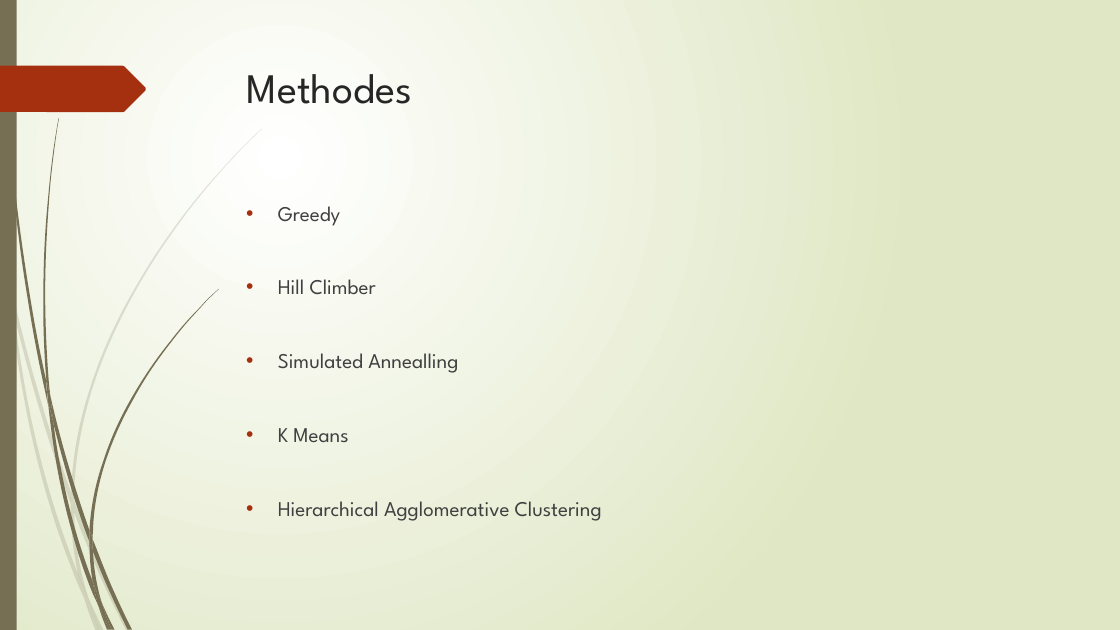
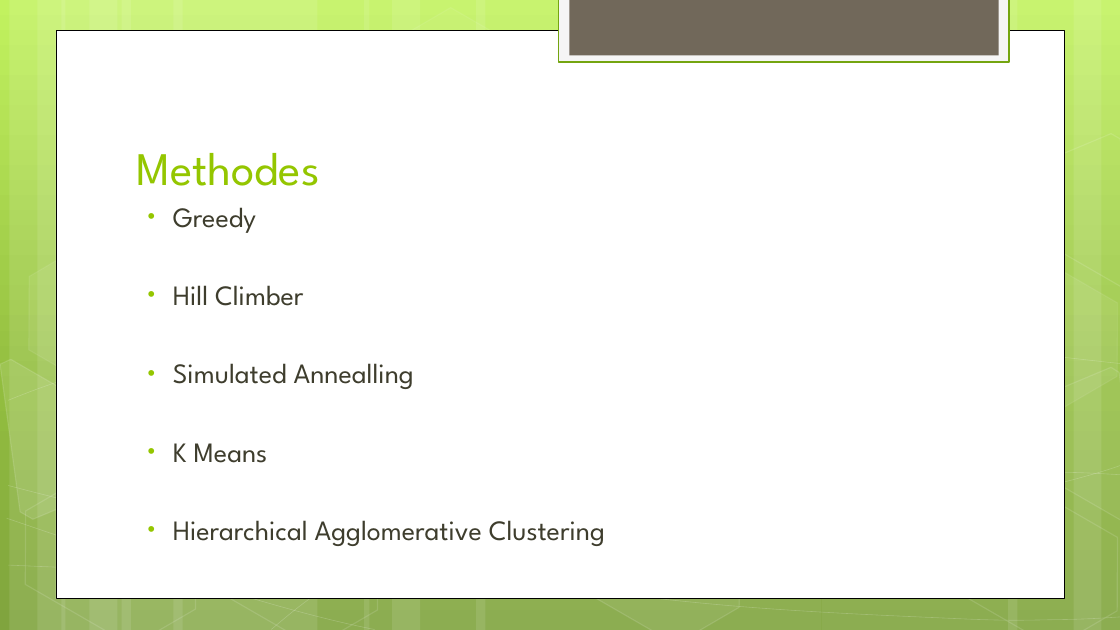
Before and after one commit to broekm006/SmartGrid, a slide deck: slide 5 of Final_V2.pptx. Drawn at 1120x630 pixels with LibreOffice and Linux fonts; fonts in the diff are those of the drawing. Boxes give left, top, right and bottom in pixels: in the first picture for what was removed or moved away, otherwise in the second. Text is boxed around its words. In the diff, an @@ line names an element or a change of style, - is before the commit and + after.

```diff
--- a/Final_V2.pptx
+++ b/Final_V2.pptx
@@ background gradient #FFFFFF to #DFE8C4 to gradient #C3F35F to #93BF3F to #81A53E @@
@@ rectangle: place and size @@
-rectangle at [0,0,17,630]
+rectangle at [9,0,66,630]
@@ rectangle at [9,0,66,630]: fill #766F54 to #FFFFFF at 10% opacity @@
@@ rectangle added at [559,0,1009,62], fill #F5F5F5, outline #74A510 1.25 pt @@
@@ rectangle added at [570,0,999,55], fill #71685A @@
@@ rectangle added at [56,30,1065,598], fill #FFFFFF, outline #000000 0.5 pt @@
@@ freeform shape removed at [0,66,146,112] @@
@@ title "Methodes": place and size @@
-title "Methodes" at [247,74,412,104]
+title "Methodes" at [136,153,319,186]
@@ title "Methodes" at [136,153,319,186]: size 36 to 40 pt, text colour #262626 to #94C600; vertical alignment top to bottom @@
@@ group added at [0,0,1120,630]: 11 rectangles, 7 freeform shapes, 7 hexagons @@
@@ text "Greedy": place and size @@
-text "Greedy" at [278,206,602,521]
+text "Greedy" at [173,207,605,546]
@@ text "Greedy" at [173,207,605,546]: size 18 to 24 pt, text colour #404040 to #3E3D2D; indent changed; less space between paragraphs; bullet colour #A53010 to #94C600 @@
@@ freeform shape at [0,356,139,543]: fill #766F54 at 20% opacity to #FFFFFF at 10% opacity; outline none to #FFFFFF 1 pt; rotation 0 to 30 degrees; outline redrawn @@
@@ group removed at [0,129,262,630]: 9 freeform shapes @@
@@ group removed at [3,0,218,630]: 12 freeform shapes @@
```
Also in this commit, not shown: 19 other slides changed.
